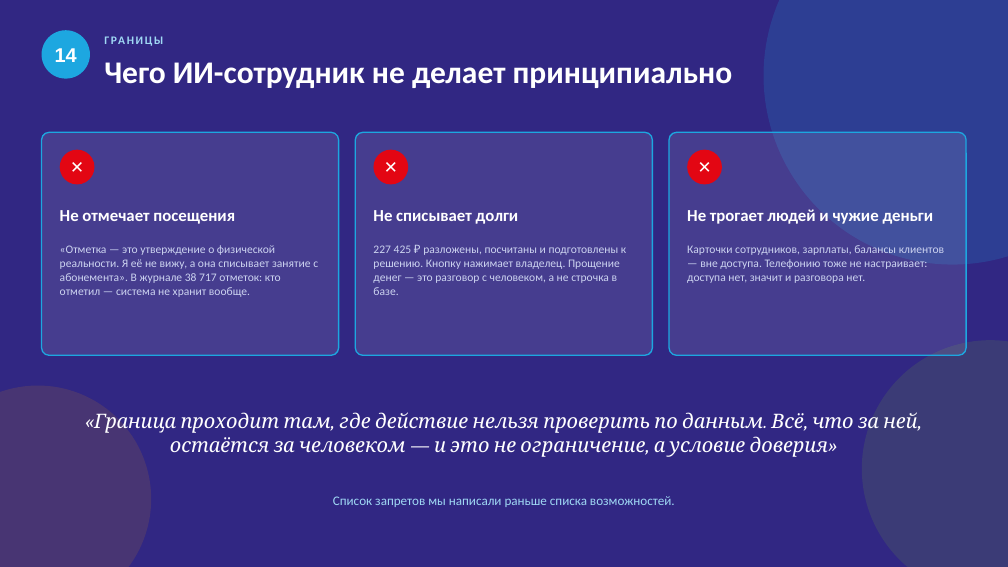
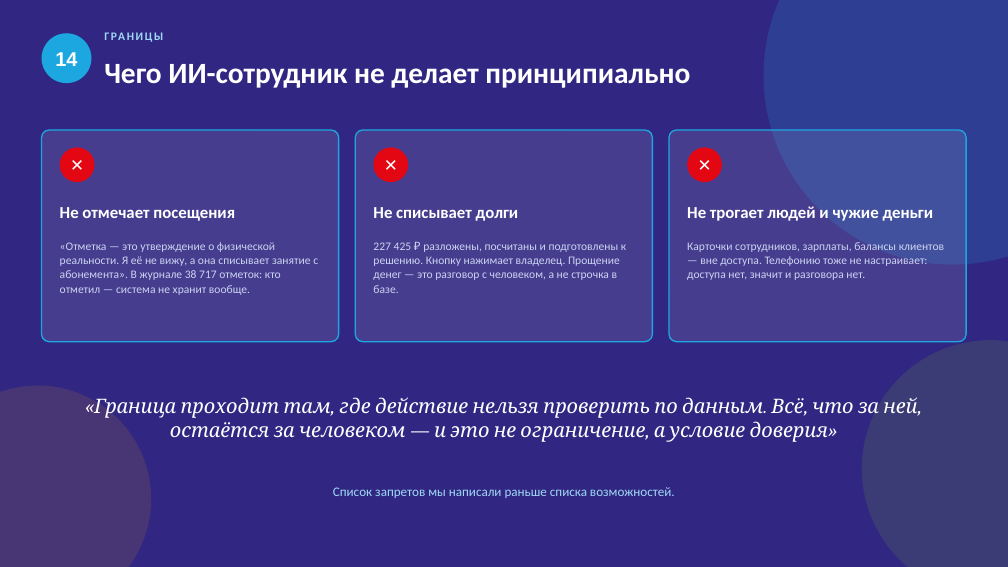
Before and after one commit to ivanashchenko/kidsup, a slide deck: slide 14 of app/static/slides_ai_kidsup.pptx. Drawn at 1008x567 pixels with LibreOffice and Linux fonts; fonts in the diff are those of the drawing. Boxes give left, top, right and bottom in pixels: in the first picture for what was removed or moved away, otherwise in the second. Text is boxed around its words. In the diff, an @@ line names an element or a change of style, - is before the commit and + after.

```diff
--- a/app/static/slides_ai_kidsup.pptx
+++ b/app/static/slides_ai_kidsup.pptx
@@ text "ГРАНИЦЫ": place and size @@
-text "ГРАНИЦЫ" at [104, 29, 959, 51]
+text "ГРАНИЦЫ" at [104, 26, 959, 47]
@@ text "14": place and size @@
-text "14" at [55, 48, 77, 62]
+text "14" at [55, 52, 77, 66]
@@ ellipse: place and size @@
-ellipse at [42, 30, 90, 79]
+ellipse at [42, 33, 91, 83]
@@ text "Чего ИИ-сотрудник не делает принципиально" at [104, 64, 690, 88]: size 30 to 28 pt @@
@@ rounded rectangle: place and size @@
-rounded rectangle at [42, 132, 339, 355]
+rounded rectangle at [42, 130, 339, 342]
@@ proportions changed in 3 elements at [669, 130, 966, 342], [42, 130, 339, 342], [355, 130, 653, 342] @@
@@ rounded rectangle: place and size @@
-rounded rectangle at [355, 132, 653, 355]
+rounded rectangle at [355, 130, 653, 342]
@@ rounded rectangle: place and size @@
-rounded rectangle at [669, 132, 966, 355]
+rounded rectangle at [669, 130, 966, 342]
@@ line spacing 1 to 1.02 in 3 elements at [60, 242, 318, 295], [373, 242, 626, 293], [687, 242, 944, 280] @@
@@ text "«Граница проходит там, где действие ...": place and size @@
-text "«Граница проходит там, где действие ..." at [94, 412, 917, 457]
+text "«Граница проходит там, где действие ..." at [94, 397, 917, 442]
@@ text "Список запретов мы написали раньше ...": place and size @@
-text "Список запретов мы написали раньше ..." at [333, 496, 675, 507]
+text "Список запретов мы написали раньше ..." at [333, 487, 675, 498]
```
Also in this commit, not shown: 15 other slides changed, 2 other files.
